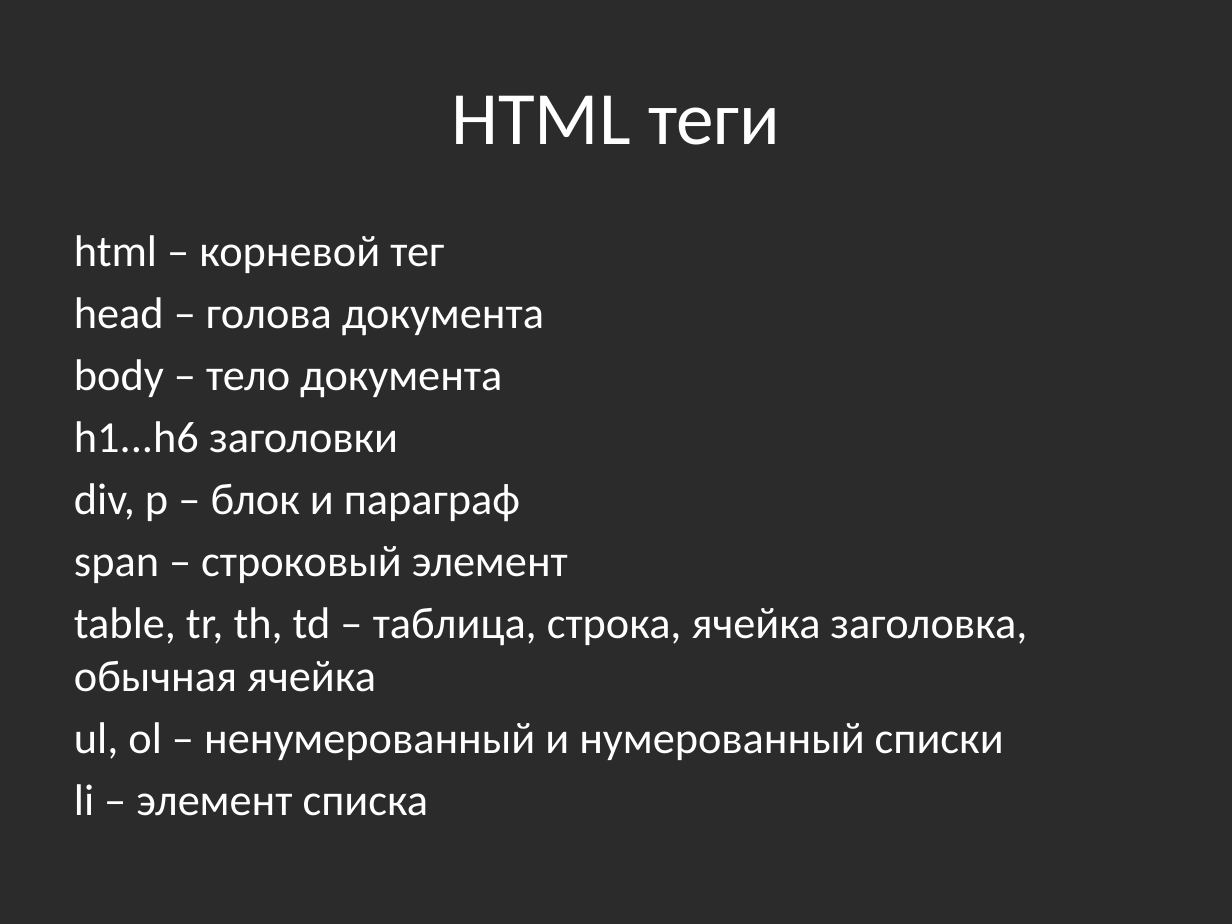
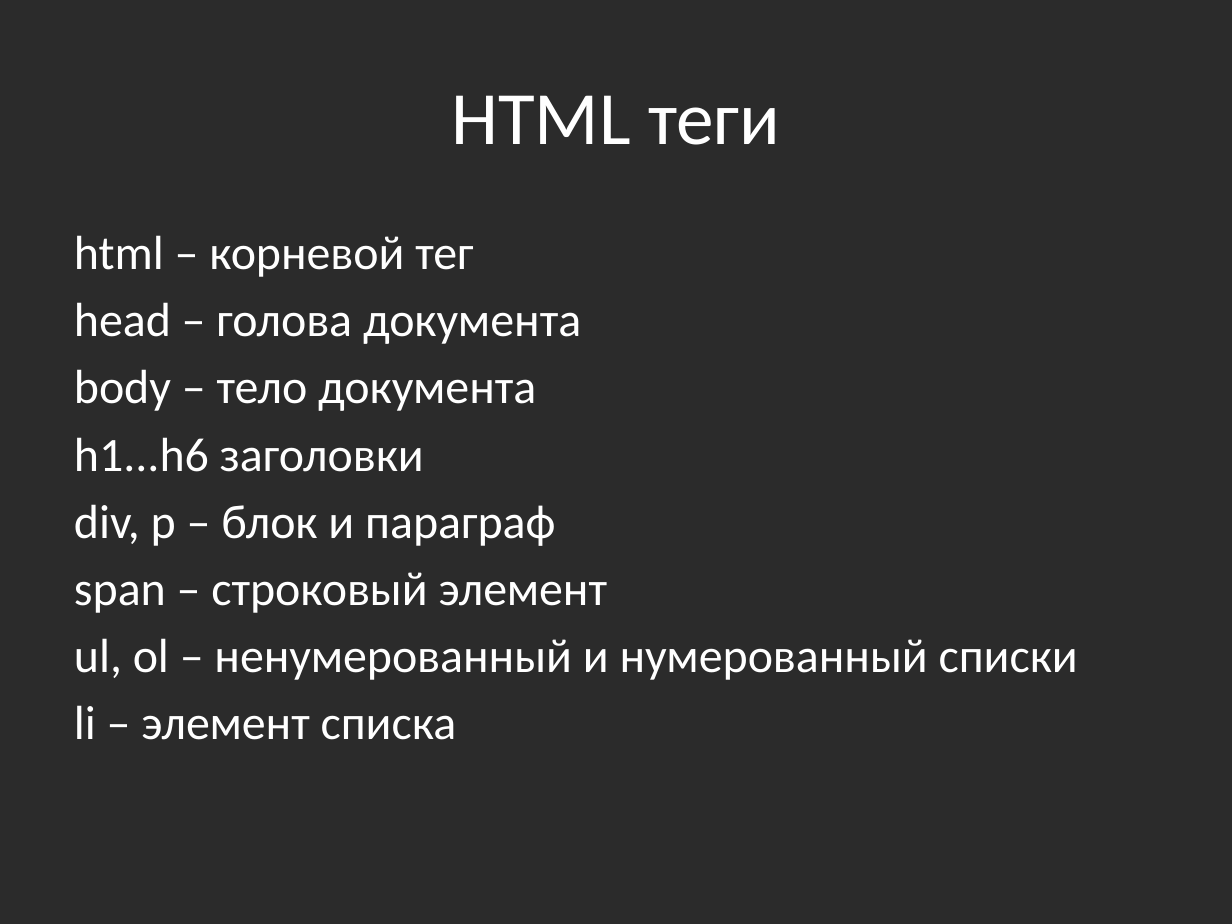
Before and after one commit to bazile/AspNetMvcTraining, a slide deck: slide 3 of html-css-js.pptx. Drawn at 1232x924 pixels with LibreOffice and Linux fonts; fonts in the diff are those of the drawing; background and template pictures are left out; a plain dark background stands for a picture behind light text. Boxes give left, top, right and bottom in pixels: in the first picture for what was removed or moved away, otherwise in the second. Text is boxed around its words. In the diff, an @@ line names an element or a change of style, - is before the commit and + after.

```diff
--- a/html-css-js.pptx
+++ b/html-css-js.pptx
@@ text "html – корневой тег" at box(74, 235, 1078, 740): size 25.9 to 28 pt @@
@@ text at box(74, 607, 1027, 692): paragraph removed @@
-table, tr, th, td – таблица, строка, ячейка заголовка, обычная ячейка
```
Also in this commit, not shown: 1 slide added, 3 other files.
